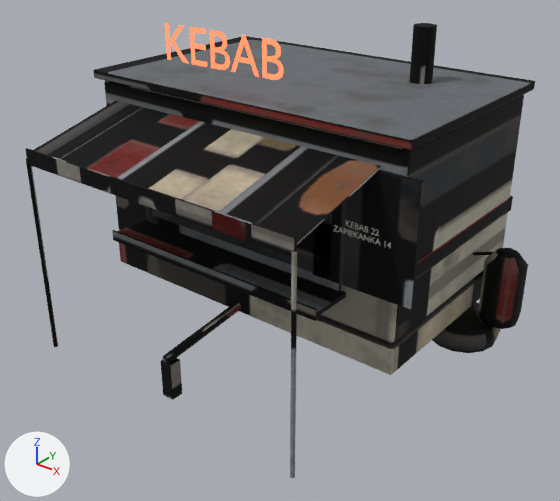
Before and after pictures for a commit that changed the glTF model godot/assets/models/kebab_budka.glb.
Camera for both pictures: a 50 mm camera at (4.08, -5.5, 3.97) aimed at (0.12, -0.55, 0.91). Lighting does not change. The marker at lower left points along +X, +Y and +Z. The older version comes first. Where no turn or scale is listed for an object, it has been applied to the vertices. Vertices at exactly the same position are counted once.

Objects in the first picture: 'Budka', 'Swiatlo' and 1 more.
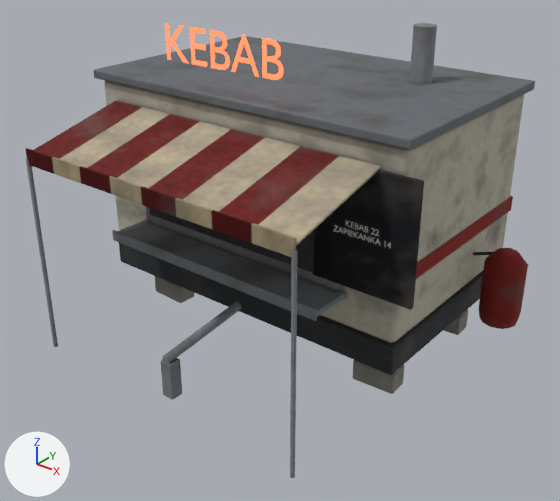
Pixel boxes [x1, y1, x2, y2] of what changed, in the pictures (560 x 501 px):
part 1 of me_budka, added
    after: [155, 276, 194, 303]
part 2 of me_budka, added
    after: [353, 360, 404, 394]
part 3 of me_budka, added
    after: [444, 310, 468, 335]
part 4 of me_budka, deleted
    before: [432, 302, 501, 353]
part 5 of me_budka, surface changed
    both: [25, 23, 535, 400]

The change, as a diff of the scene's bpy script:
```diff
--- a/godot/assets/models/kebab_budka.glb.py
+++ b/godot/assets/models/kebab_budka.glb.py
@@ me_budka @@
 # used by ob_budka; location = (0.0, 0.0, 0.55)
-me_budka.from_pydata(...)  # 2304 vertices, 4456 faces; spans x -2.25..2.08, y -2.02..1.26, z -0.55..2.3
+me_budka.from_pydata(...)  # 3080 vertices, 5980 faces; spans x -2.25..2.08, y -2.02..1.26, z -0.55..2.3
+# me_budka part 1: the loose piece of 96 vertices spanning x -2.25..-1.75, y 0.05..0.35, z -0.55..-0.05 is copied, and the copy is multiplied about its middle by the matrix ((0.783, 0.032, 0.0), (-0.039, 0.635, 0.0), (0.0, 0.0, 0.376)), then moved by (0.75, -0.8, -0.15); it spans x -1.45..-1.05, y -0.71..-0.49, z -0.55..-0.35
+# me_budka part 2: the loose piece of 96 vertices spanning x -1.6..1.6, y -1.0..1.0, z -0.12..0.12 is copied, and the copy is multiplied about its middle by the matrix ((0.121, -0.005, 0.0), (0.006, 0.093, 0.0), (0.0, 0.0, 0.805)), then moved by (1.25, -0.6, -0.45); it spans x 1.05..1.45, y -0.71..-0.49, z -0.55..-0.35
+# me_budka part 3: the loose piece of 96 vertices spanning x -1.6..1.6, y -1.0..1.0, z -0.12..0.12 is copied, and the copy is multiplied about its middle by the matrix ((0.121, -0.005, 0.0), (0.006, 0.093, 0.0), (0.0, 0.0, 0.805)), then moved by (1.25, 0.6, -0.45); it spans x 1.05..1.45, y 0.49..0.71, z -0.55..-0.35
+# me_budka part 4: the loose piece of 44 vertices spanning x 1.29..1.95, y -0.12..0.52, z -0.32..-0.12 is deleted
+# me_budka part 5: 4244 kept faces spanning x -2.25..2.08, y -2.02..1.26, z -0.55..2.3 get new texture (UV) coordinates
+# other edits to the shape of me_budka do not show in these pictures
 me_budka.materials.append(mat_budka_mat)
```
